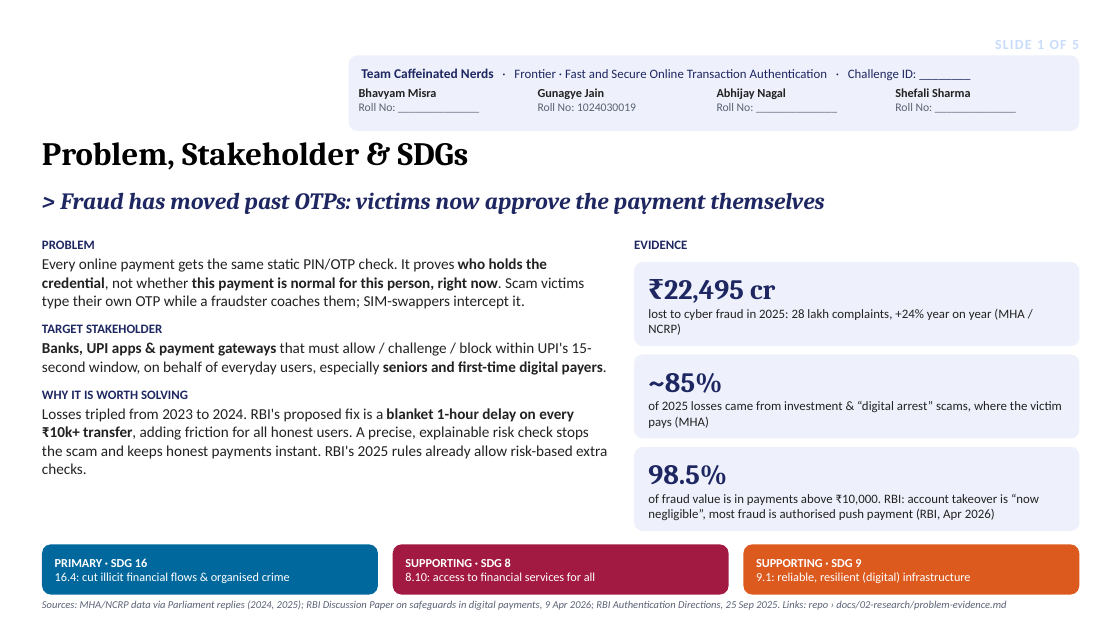
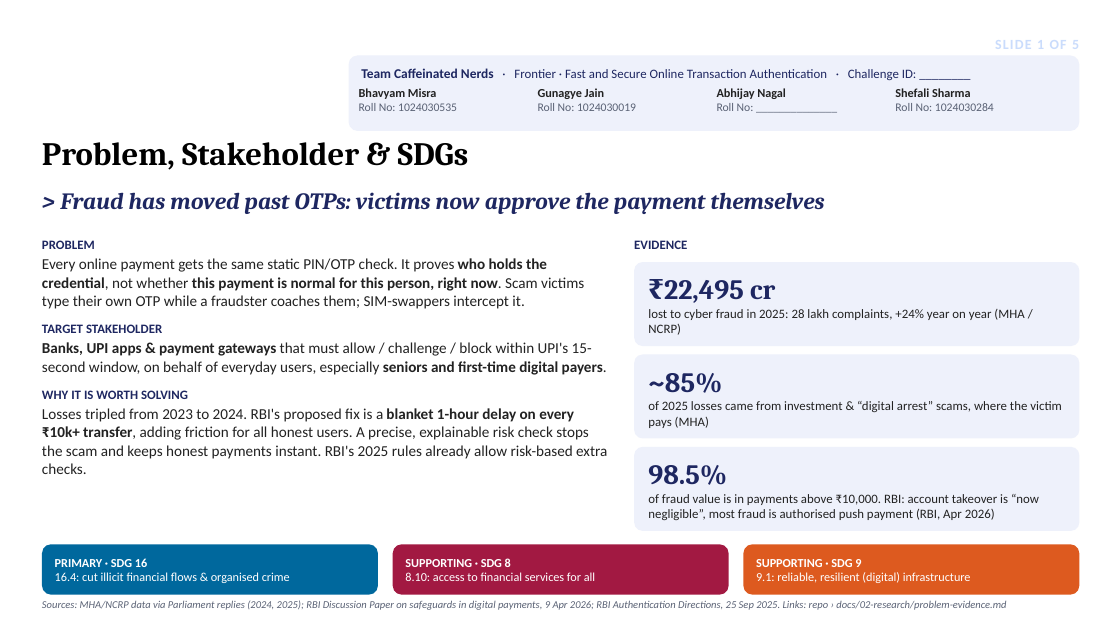
Before and after one commit to bhavyammisra/BIOS-Transaction-Authentication, a slide deck: slide 1 of docs/05-pitch/Pramaan_BIOS_Screening.pptx. Drawn at 1120x630 pixels with LibreOffice and Linux fonts; fonts in the diff are those of the drawing; background and template pictures are left out. Boxes give left, top, right and bottom in pixels: in the first picture for what was removed or moved away, otherwise in the second. Text is boxed around its words. In the diff, an @@ line names an element or a change of style, - is before the commit and + after.

```diff
--- a/docs/05-pitch/Pramaan_BIOS_Screening.pptx
+++ b/docs/05-pitch/Pramaan_BIOS_Screening.pptx
@@ text at [359, 103, 457, 111]: text changed @@
-Roll No: ______________
+Roll No: 1024030535
@@ text at [895, 103, 994, 111]: text changed @@
-Roll No: ______________
+Roll No: 1024030284
```
Also in this commit, not shown: 3 other files.
